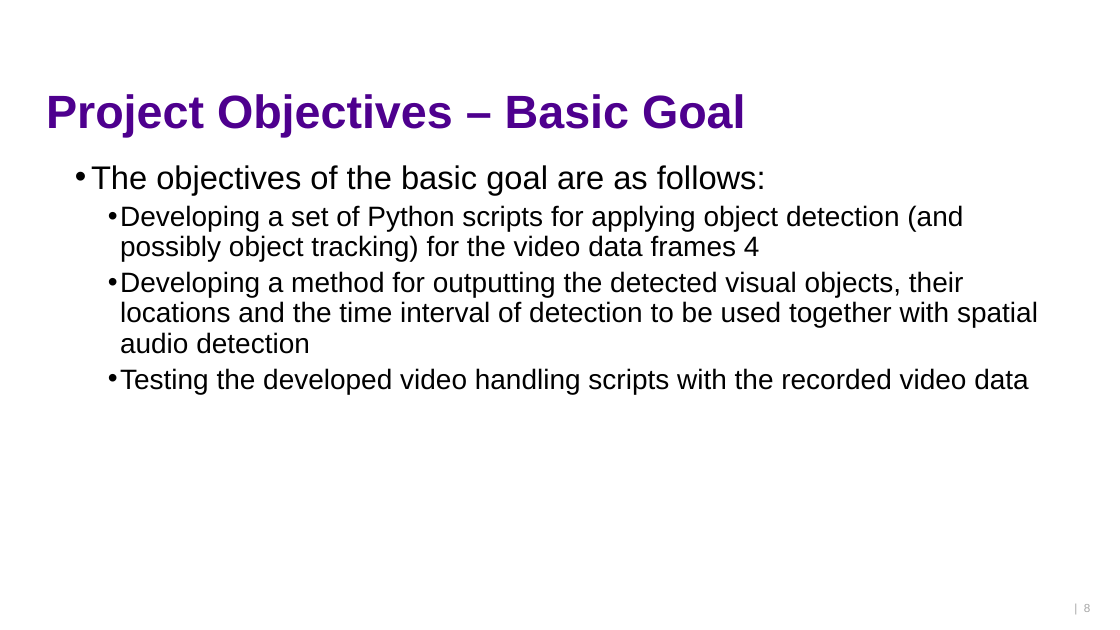
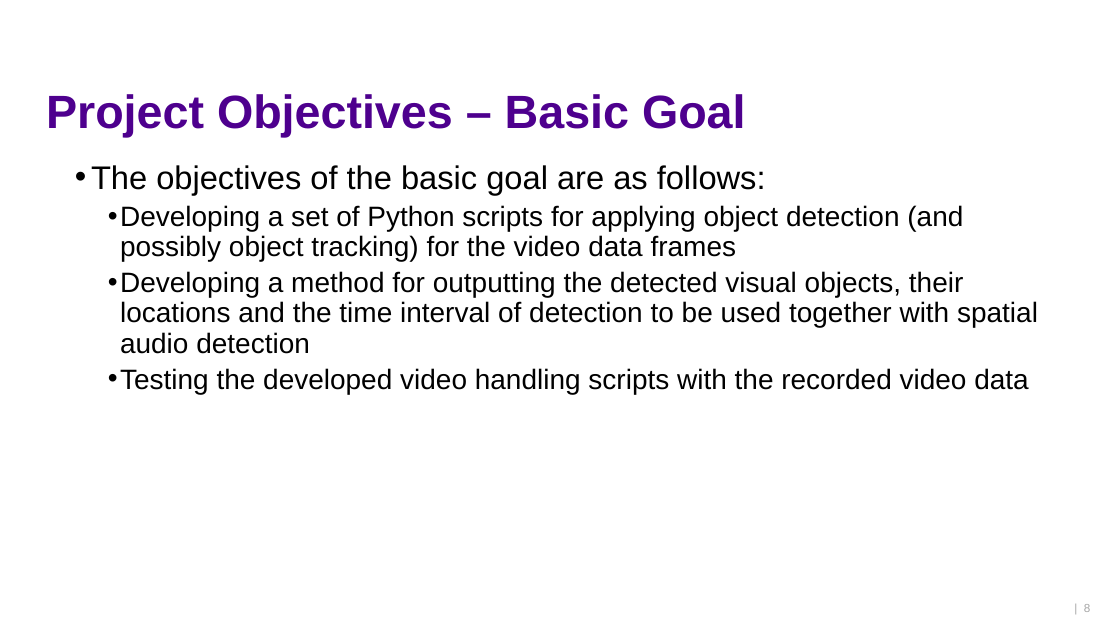
Before and after one commit to ktlhtn/AutoSTAnnot, a slide deck: slide 8 of Power point files/Project plan report.pptx. Drawn at 1120x630 pixels with LibreOffice and Linux fonts; fonts in the diff are those of the drawing; background and template pictures are left out. Boxes give left, top, right and bottom in pixels: in the first picture for what was removed or moved away, otherwise in the second. Text is boxed around its words. In the diff, an @@ line names an element or a change of style, - is before the commit and + after.

Commit message:
projec plan presentation final

```diff
--- a/Power point files/Project plan report.pptx
+++ b/Power point files/Project plan report.pptx
@@ text at (x1=120, y1=205, x2=963, y2=261): text changed @@
-    • Developing a set of Python scripts for applying object detection (and possibly object tracking) for the video data frames 4
+    • Developing a set of Python scripts for applying object detection (and possibly object tracking) for the video data frames
```
Also in this commit, not shown: 1 other slide changed.
